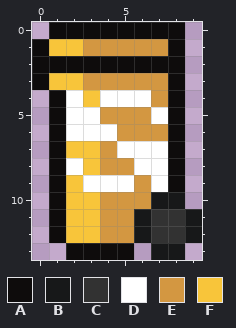
Two versions of one pixel-art sprite, assets/raster/trash-bin-yellow-10x14.png. The picture above is the old version.
The file is 10x14 pixels.
Palette (. is transparent): A #0e0c0c  B #171819  C #323232  D #ffffff  E #d39741  F #f8c53a
The same view after the edit:
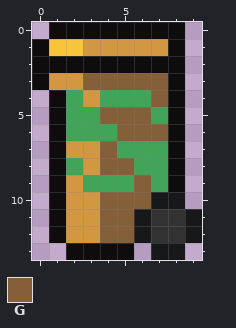
Colours new in this view: G #855f39
Diff:
@@ palette @@
-D #ffffff
+D #42a459
@@ x 0..9 @@
  2 AAAAAAAAA.
- 3 AFFEEEEEA.
- 4 .ADFDDDEA.
- 5 .ADDEEEDA.
- 6 .ADDDEEEA.
- 7 .AFFEDDDA.
- 8 .ADFEEDDA.
- 9 .AFDDDEDA.
-10 .AFFEEEBB.
-11 .AFFEEBCCB
-12 .AFFEEBCCB
+ 3 AEEGGGGGA.
+ 4 .ADEDDDGA.
+ 5 .ADDGGGDA.
+ 6 .ADDDGGGA.
+ 7 .AEEGDDDA.
+ 8 .ADEGGDDA.
+ 9 .AEDDDGDA.
+10 .AEEGGGBB.
+11 .AEEGGBCCB
+12 .AEEGGBCCB
 13 ..AAAA.BB.
Boxes around the changes in both pictures, in picture pixels (x1, y1, x2, y2):
changed: (49, 73, 168, 243)
